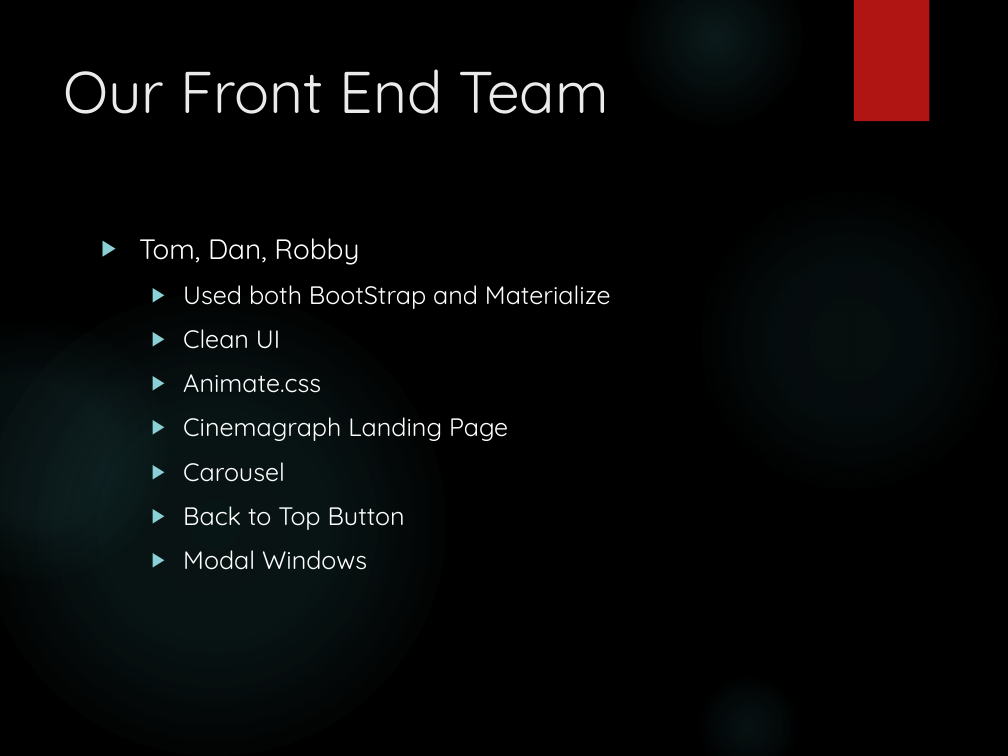
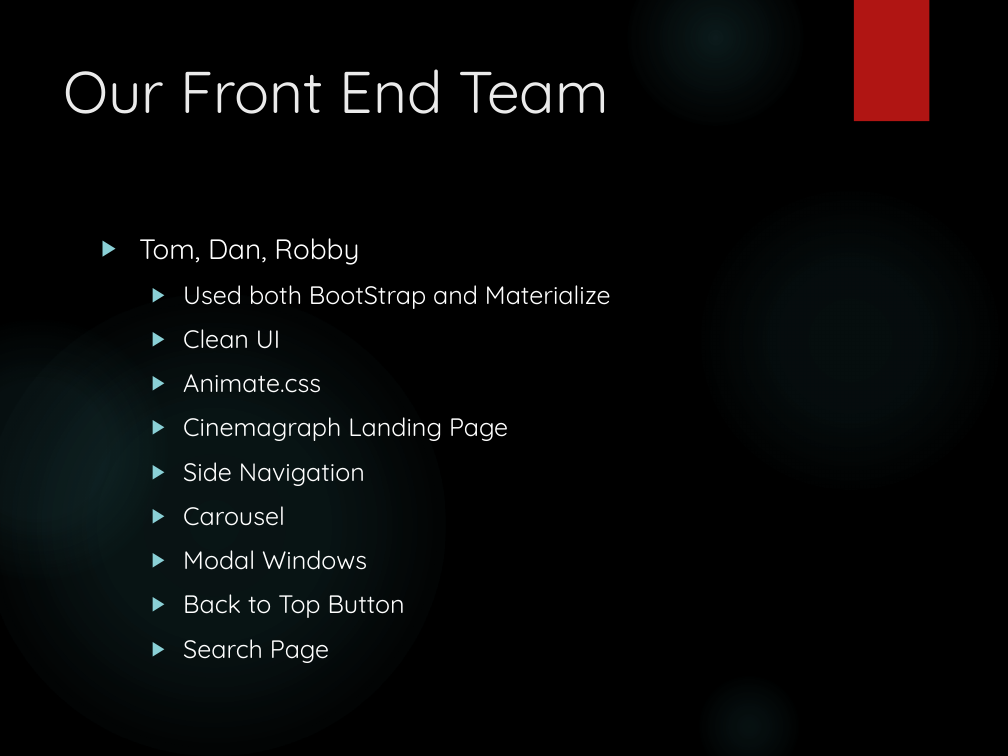
Before and after one commit to a-murph/mymedialist, a slide deck: slide 5 of MyMovieList.pptx. Drawn at 1008x756 pixels with LibreOffice and Linux fonts; fonts in the diff are those of the drawing; background and template pictures are left out. Boxes give left, top, right and bottom in pixels: in the first picture for what was removed or moved away, otherwise in the second. Text is boxed around its words. In the diff, an @@ line names an element or a change of style, - is before the commit and + after.

```diff
--- a/MyMovieList.pptx
+++ b/MyMovieList.pptx
@@ text at (x1=183, y1=462, x2=365, y2=486): paragraph added @@
+  ▶ Side Navigation
@@ text at (x1=183, y1=639, x2=329, y2=663): text changed @@
-  ▶ Modal Windows
+  ▶ Search Page
```
Also in this commit, not shown: 3 other slides changed.
